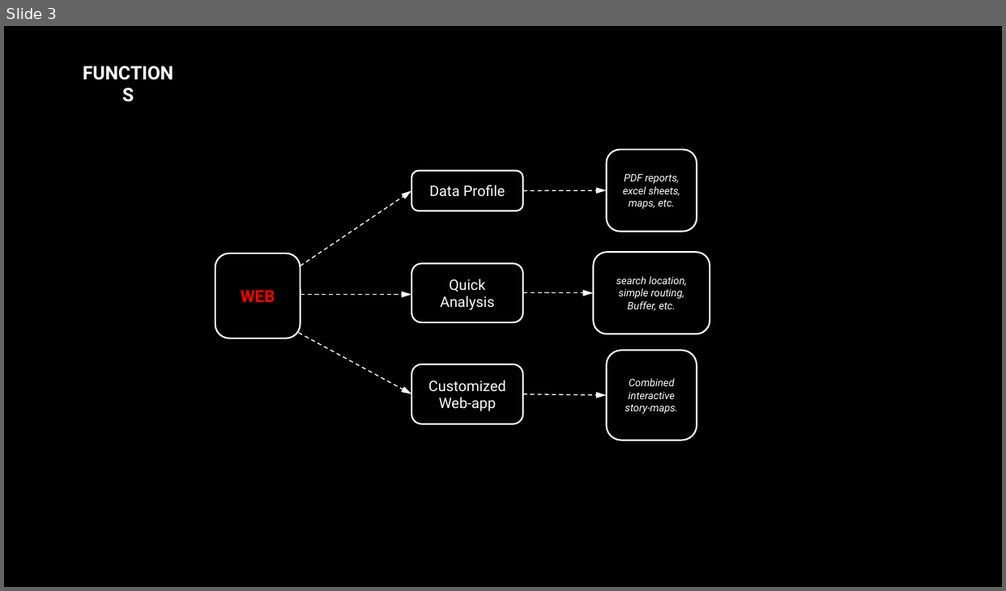
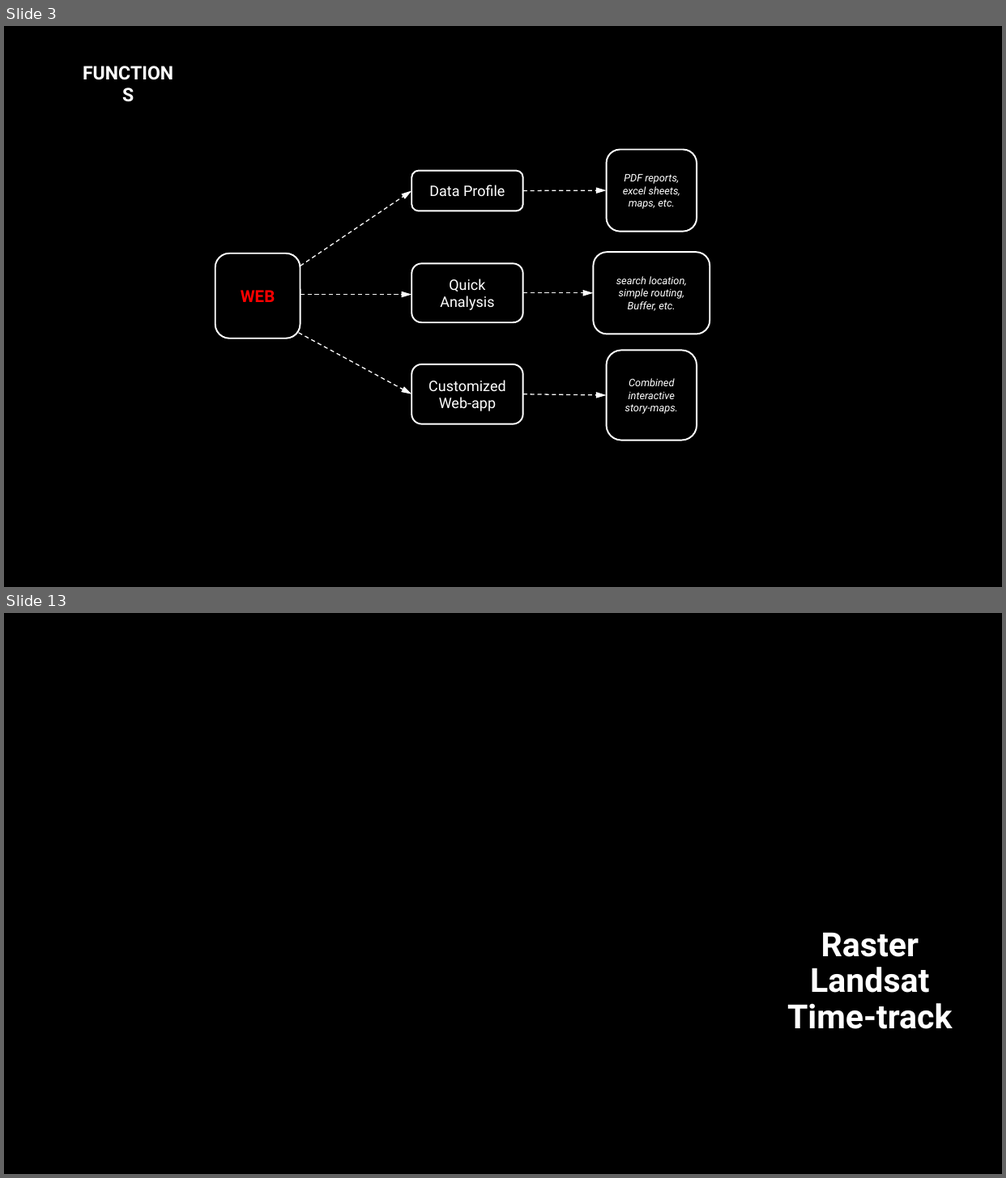
Before and after one commit to wenhaowuuu/ProjectDataX, a slide deck: communication/pre_0724.pptx. Shown one above the other, each under a label of ours: slide 3 before the commit, slides 3 and 13 after it; the slides between them are not shown. The pictures are 1006x591 and 1006x1178 pixels, drawn with LibreOffice and Linux fonts; fonts in the diff are those of the drawing; background and template pictures are left out. Boxes give left, top, right and bottom in pixels: in the first picture for what was removed or moved away, otherwise in the second. Text is boxed around its words. In the diff, an @@ line names an element or a change of style, - is before the commit and + after.

```diff
--- a/communication/pre_0724.pptx
+++ b/communication/pre_0724.pptx
@@ slide 13 added at bbox=[4, 613, 1002, 1174], background picture (left out) @@
@@ text added at bbox=[787, 932, 953, 1029], 32 pt, text #FFFFFF, bold @@
+Raster
+Landsat
+Time-track
```
Also in this commit, not shown: 7 other slides added, 2 slides removed, 10 other files.
